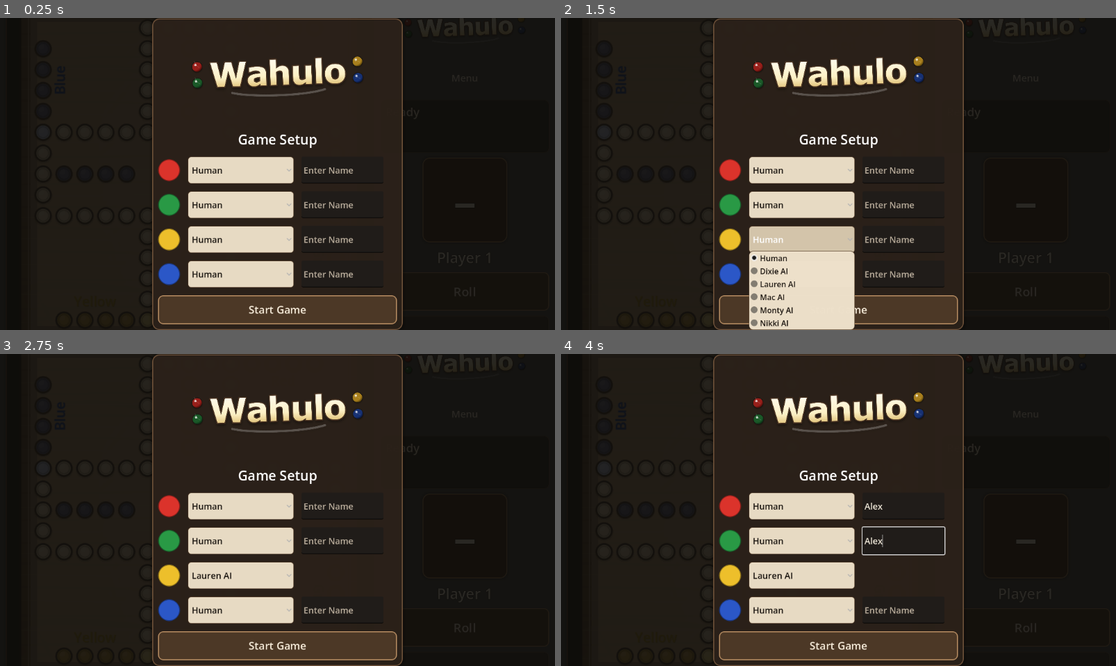
Above: before the commit, frames 1-4 (two rows, left to right).
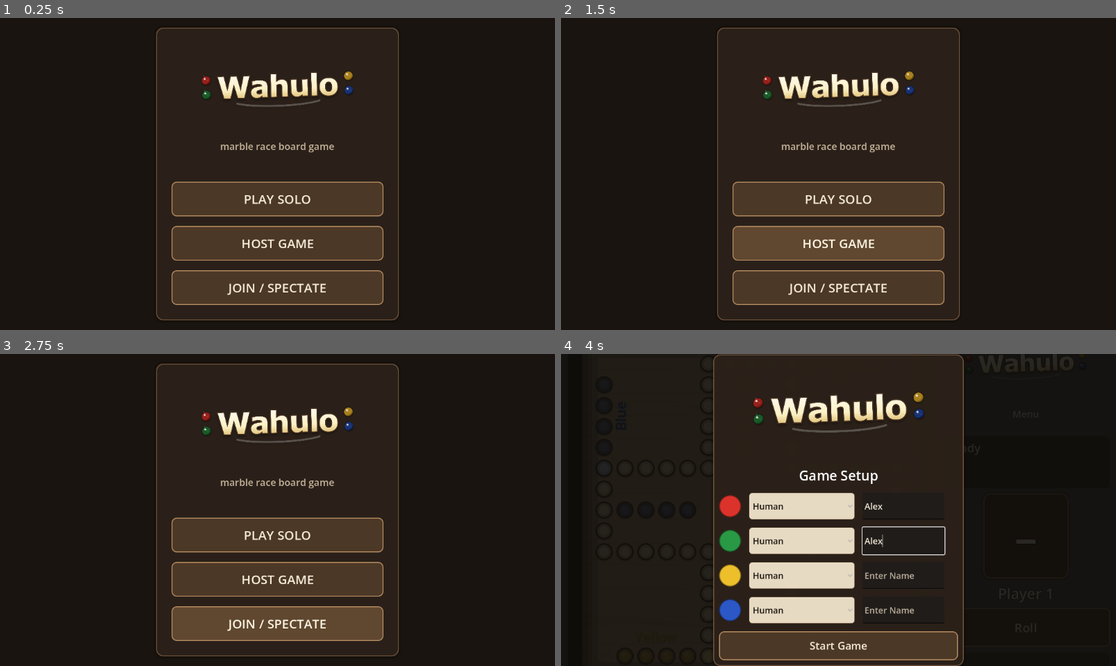
Above: after the commit, the same moments.

Repository: ItsTheMcCoy/wahoo-app
Game: Godot game, scene res://scenes/HomeScreen.tscn
Same seed, same stepped clock (60 frames per second), same inputs: the game is played once before the commit and once after it. Before the commit the project starts from res://scenes/Main.tscn.
Inputs (mouse positions are in pixels of both pictures, inside the frame that each line leads up to):
- Up to frame 1 (0.25 s): no input
- Up to frame 2 (1.5 s): click (1027, 292) at 0.5 s, where only the run before the commit has a clickable "Roll"; click (838, 242) at 1.25 s, where only the run after the commit has a clickable "HOST GAME"
- Up to frame 3 (2.75 s): click (277, 622) at 2 s, where only the run after the commit has a clickable "JOIN / SPECTATE"
- Up to frame 4 (4 s): click (838, 534) at 2.75 s, where only the run after the commit has a clickable "PLAY SOLO"; click (905, 506) at 3.52 s; type "Alex" at 3.6 s; click (905, 541) at 3.75 s; type "Alex" at 3.83 s; click (905, 609) at 3.98 s

The runs differ from the first frame. In frame 1, 21% of the frame differs, in the area x 27-73%, y 0-100%; in frame 2, 22%; in frame 3, 21%; in frame 4, 0.2%.

Commit message:
Add HomeScreen as entry point for Phase 4b
HomeScreen.tscn is now the main scene. Play Solo transitions to
Main.tscn (existing setup overlay unchanged). Host Game and Join
are stubbed for the upcoming lobby scene. Exit To Setup in the
game menu now returns to HomeScreen instead of the inline overlay.
Deep-link /join/<code> detection wired for web builds.

Co-Authored-By: Claude Sonnet 4.6 <noreply@anthropic.com>

Diff:
--- a/godot/project.godot
+++ b/godot/project.godot
@@ -15,7 +15,7 @@
 [application]
 
 config/name="Wahulo: Marble Mayham"
-run/main_scene="res://scenes/Main.tscn"
+run/main_scene="res://scenes/HomeScreen.tscn"
 config/features=PackedStringArray("4.6")
 config/icon="res://icon.png"
 boot_splash/image="res://assets/textures/boot_splash.png"
--- /dev/null
+++ b/godot/scenes/HomeScreen.tscn
@@ -0,0 +1,65 @@
+[gd_scene load_steps=2 format=3]
+
+[ext_resource type="Script" path="res://scripts/home_screen.gd" id="1_hs001"]
+
+[node name="HomeScreen" type="Control"]
+layout_mode = 3
+anchors_preset = 15
+anchor_right = 1.0
+anchor_bottom = 1.0
+grow_horizontal = 2
+grow_vertical = 2
+script = ExtResource("1_hs001")
+
+[node name="Background" type="ColorRect" parent="."]
+layout_mode = 1
+anchors_preset = 15
+anchor_right = 1.0
+anchor_bottom = 1.0
+color = Color(0.10, 0.08, 0.06, 1.0)
+
+[node name="Center" type="CenterContainer" parent="."]
+layout_mode = 1
+anchors_preset = 15
+anchor_right = 1.0
+anchor_bottom = 1.0
+grow_horizontal = 2
+grow_vertical = 2
+
+[node name="HomePanel" type="PanelContainer" parent="Center"]
+layout_mode = 2
+
+[node name="Content" type="VBoxContainer" parent="Center/HomePanel"]
+layout_mode = 2
+custom_minimum_size = Vector2(440, 0)
+theme_override_constants/separation = 20
+
+[node name="BrandTitle" type="TextureRect" parent="Center/HomePanel/Content"]
+layout_mode = 2
+custom_minimum_size = Vector2(0, 180)
+expand_mode = 1
+stretch_mode = 5
+
+[node name="Subtitle" type="Label" parent="Center/HomePanel/Content"]
+layout_mode = 2
+text = "marble race board game"
+horizontal_alignment = 1
+
+[node name="Spacer" type="Control" parent="Center/HomePanel/Content"]
+layout_mode = 2
+custom_minimum_size = Vector2(0, 20)
+
+[node name="PlaySoloButton" type="Button" parent="Center/HomePanel/Content"]
+layout_mode = 2
+custom_minimum_size = Vector2(0, 72)
+text = "PLAY SOLO"
+
+[node name="HostGameButton" type="Button" parent="Center/HomePanel/Content"]
+layout_mode = 2
+custom_minimum_size = Vector2(0, 72)
+text = "HOST GAME"
+
+[node name="JoinButton" type="Button" parent="Center/HomePanel/Content"]
+layout_mode = 2
+custom_minimum_size = Vector2(0, 72)
+text = "JOIN / SPECTATE"
--- /dev/null
+++ b/godot/scripts/home_screen.gd
@@ -0,0 +1,90 @@
+extends Control
+
+const WORDMARK_TEXTURE = preload("res://assets/textures/wahulo_wordmark.png")
+
+@onready var _brand_title: TextureRect = $Center/HomePanel/Content/BrandTitle
+@onready var _subtitle: Label = $Center/HomePanel/Content/Subtitle
+@onready var _play_solo_btn: Button = $Center/HomePanel/Content/PlaySoloButton
+@onready var _host_game_btn: Button = $Center/HomePanel/Content/HostGameButton
+@onready var _join_btn: Button = $Center/HomePanel/Content/JoinButton
+
+func _ready() -> void:
+	_brand_title.texture = WORDMARK_TEXTURE
+	_brand_title.expand_mode = TextureRect.EXPAND_IGNORE_SIZE
+	_brand_title.stretch_mode = TextureRect.STRETCH_KEEP_ASPECT_CENTERED
+	_play_solo_btn.pressed.connect(_on_play_solo)
+	_host_game_btn.pressed.connect(_on_host_game)
+	_join_btn.pressed.connect(_on_join)
+	_apply_theme()
+	_check_deep_link()
+
+func _on_play_solo() -> void:
+	get_tree().change_scene_to_file("res://scenes/Main.tscn")
+
+func _on_host_game() -> void:
+	pass  # Phase 4b: connect to relay and open host lobby
+
+func _on_join() -> void:
+	pass  # Phase 4b: prompt for game code and open join lobby
+
+func _check_deep_link() -> void:
+	if not OS.has_feature("web"):
+		return
+	var path: String = JavaScriptBridge.eval("window.location.pathname")
+	if path.begins_with("/join/"):
+		var code := path.substr(6).strip_edges().to_upper()
+		if code.length() == 6:
+			_open_join_with_code(code)
+
+func _open_join_with_code(_code: String) -> void:
+	pass  # Phase 4b: pre-fill join code and invoke join flow
+
+func _apply_theme() -> void:
+	var panel_style := StyleBoxFlat.new()
+	panel_style.bg_color = Color(0.17, 0.13, 0.10, 0.94)
+	panel_style.border_color = Color(0.46, 0.34, 0.24, 0.95)
+	panel_style.border_width_left = 2
+	panel_style.border_width_top = 2
+	panel_style.border_width_right = 2
+	panel_style.border_width_bottom = 2
+	panel_style.corner_radius_top_left = 14
+	panel_style.corner_radius_top_right = 14
+	panel_style.corner_radius_bottom_left = 14
+	panel_style.corner_radius_bottom_right = 14
+	panel_style.shadow_color = Color(0.0, 0.0, 0.0, 0.24)
+	panel_style.shadow_size = 6
+	panel_style.content_margin_left = 32
+	panel_style.content_margin_top = 32
+	panel_style.content_margin_right = 32
+	panel_style.content_margin_bottom = 32
+	($Center/HomePanel as PanelContainer).add_theme_stylebox_override("panel", panel_style)
+
+	var btn_normal := StyleBoxFlat.new()
+	btn_normal.bg_color = Color(0.30, 0.22, 0.15, 0.98)
+	btn_normal.border_color = Color(0.73, 0.56, 0.39, 0.98)
+	btn_normal.border_width_left = 2
+	btn_normal.border_width_top = 2
+	btn_normal.border_width_right = 2
+	btn_normal.border_width_bottom = 2
+	btn_normal.corner_radius_top_left = 10
+	btn_normal.corner_radius_top_right = 10
+	btn_normal.corner_radius_bottom_left = 10
+	btn_normal.corner_radius_bottom_right = 10
+
+	var btn_hover := btn_normal.duplicate()
+	btn_hover.bg_color = Color(0.38, 0.28, 0.19, 0.98)
+
+	var btn_pressed := btn_normal.duplicate()
+	btn_pressed.bg_color = Color(0.22, 0.16, 0.11, 0.98)
+
+	for btn: Button in [_play_solo_btn, _host_game_btn, _join_btn]:
+		btn.add_theme_stylebox_override("normal", btn_normal)
+		btn.add_theme_stylebox_override("hover", btn_hover)
+		btn.add_theme_stylebox_override("pressed", btn_pressed)
+		btn.add_theme_color_override("font_color", Color(0.97, 0.93, 0.86))
+		btn.add_theme_color_override("font_hover_color", Color(1.0, 0.97, 0.90))
+		btn.add_theme_color_override("font_pressed_color", Color(0.97, 0.93, 0.86))
+		btn.add_theme_font_size_override("font_size", 26)
+
+	_subtitle.add_theme_color_override("font_color", Color(0.78, 0.71, 0.61))
+	_subtitle.add_theme_font_size_override("font_size", 20)
--- a/godot/scripts/main.gd
+++ b/godot/scripts/main.gd
@@ -897,14 +897,8 @@
 	_pending_moves = []
 	_pending_roll = null
 	_ai_busy = false
-	_win_overlay.visible = false
-	_setup_overlay.visible = true
-	_board.clear_legal_moves()
-	_set_roll_ready(false)
-	_roll_button.text = "Roll"
-	_die_label.text = "–"
-	_refresh_setup_name_fields()
 	_opening_roll_pressed.emit()  # unblock any awaiting starting-roll coroutine
+	get_tree().change_scene_to_file("res://scenes/HomeScreen.tscn")
 
 func _save_game() -> void:
 	if _state == null or _setup_overlay.visible:
